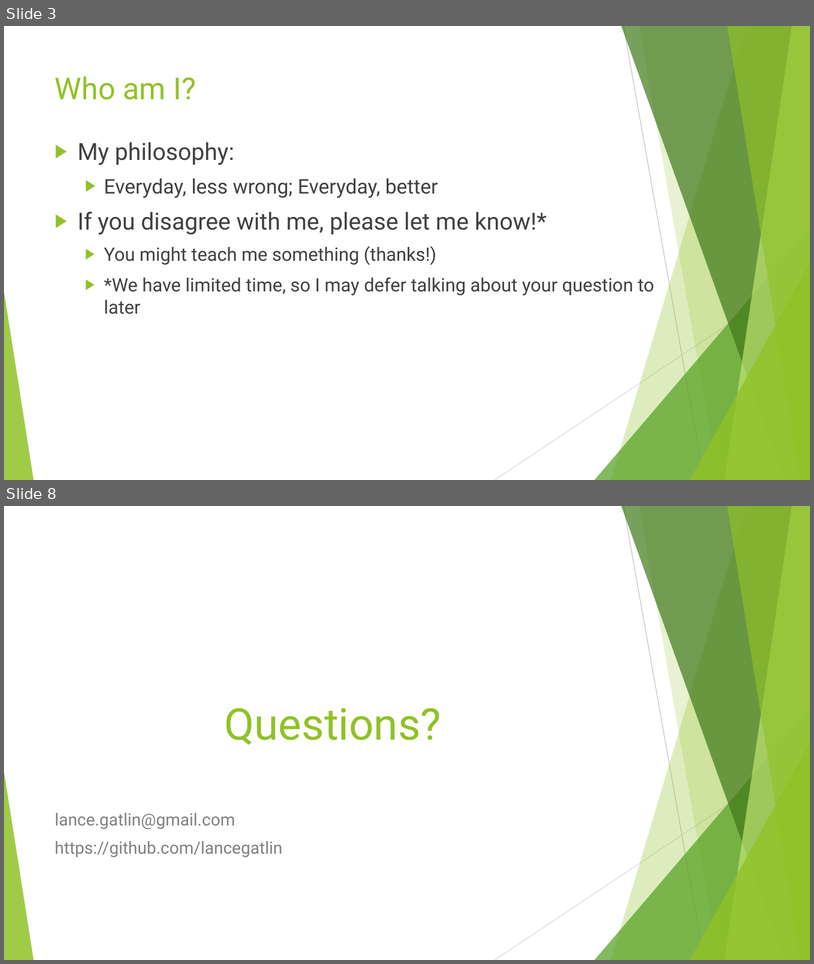
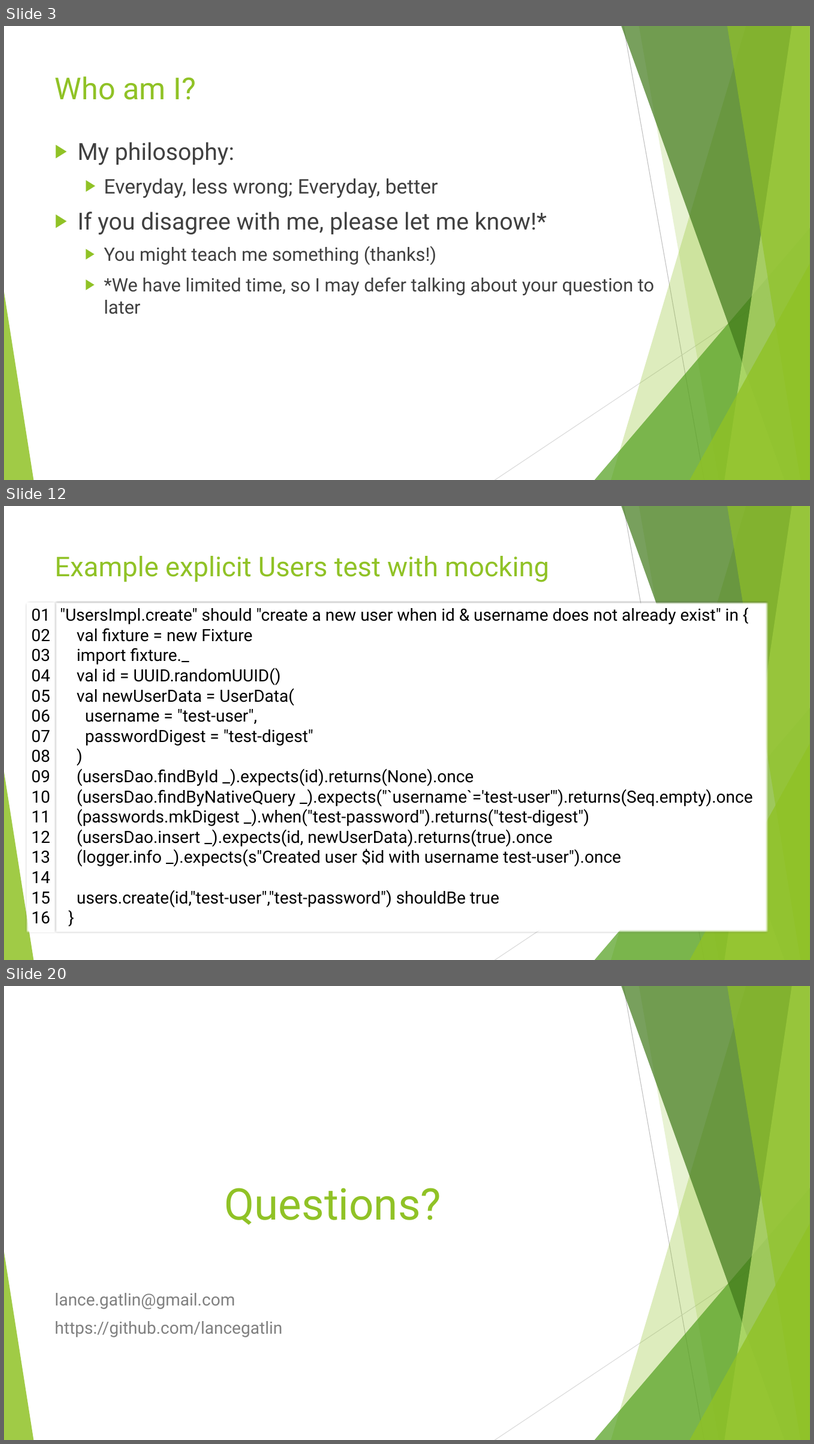
Before and after one commit to lancegatlin/tagless-final-autotest-talk-19feb19, a slide deck: tagless-final-autotest-19Feb19.pptx. Shown one above the other, each under a label of ours: slides 3 and 8 before the commit, slides 3, 12 and 20 after it; the slides between them are not shown. The pictures are 814x964 and 814x1444 pixels, drawn with LibreOffice and Linux fonts; fonts in the diff are those of the drawing. Boxes give left, top, right and bottom in pixels: in the first picture for what was removed or moved away, otherwise in the second. Text is boxed around its words. In the diff, an @@ line names an element or a change of style, - is before the commit and + after.

```diff
--- a/tagless-final-autotest-19Feb19.pptx
+++ b/tagless-final-autotest-19Feb19.pptx
@@ slide 12 added at <box>4,506,810,960</box>, background #FFFFFF; not listed: 10 template elements that a slide beside it also shows @@
@@ title added at <box>55,556,549,582</box>, 32.4 pt, text #90C226 @@
+Example explicit Users test with mocking
@@ rectangle added at <box>25,601,56,933</box>, fill #FFFFFF, outline #000000 2 pt, 20 pt, text #000000 @@
+01
+02
+03
+04
+05
+06
+07
+08
+09
+10
+11
+12
+13
+14
+15
+16
@@ rectangle added at <box>54,601,769,933</box>, fill #FFFFFF, outline #000000 2 pt, 20 pt, text #000000 @@
+"UsersImpl.create" should "create a new user when id & username does not already exist" in {
+val fixture = new Fixture
+import fixture._
+val id = UUID.randomUUID()
+val newUserData = UserData(
+username = "test-user",
+passwordDigest = "test-digest"
+)
+(usersDao.findById _).expects(id).returns(None).once
+(usersDao.findByNativeQuery _).expects("`username`='test-user'").returns(Seq.empty).once
+(passwords.mkDigest _).when("test-password").returns("test-digest")
+(usersDao.insert _).expects(id, newUserData).returns(true).once
+(logger.info _).expects(s"Created user $id with username test-user").once
+users.create(id,"test-user","test-password") shouldBe true
+}
@@ what was slide 8 is now slide 20 @@
```
Also in this commit, not shown: 4 slides changed, 13 other slides added, 2 slides removed.
